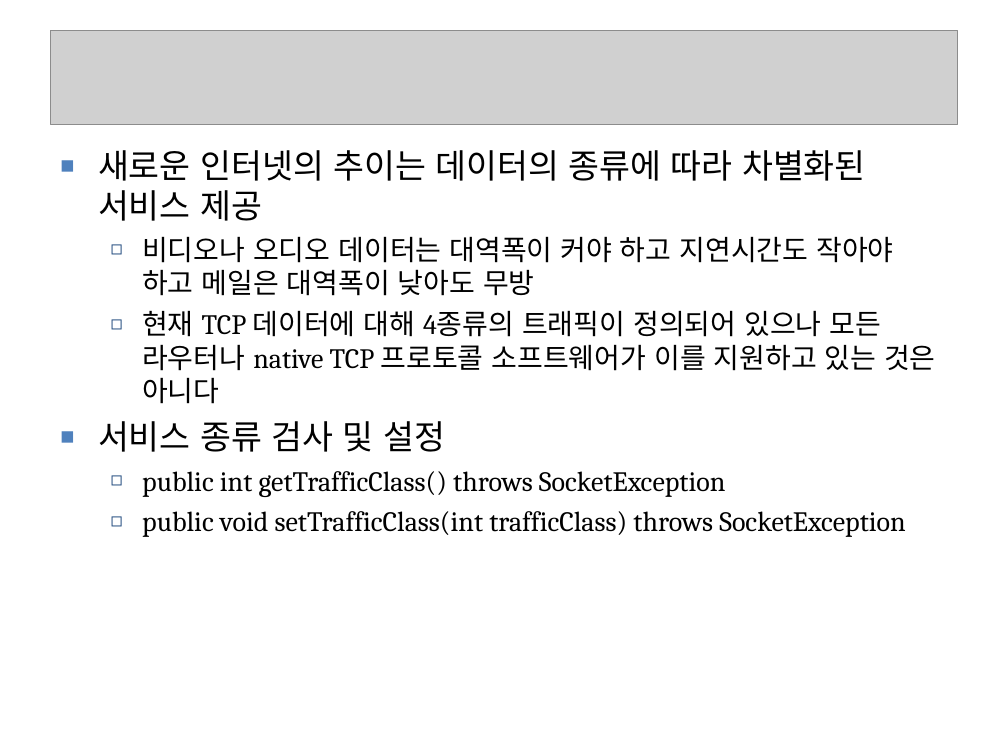
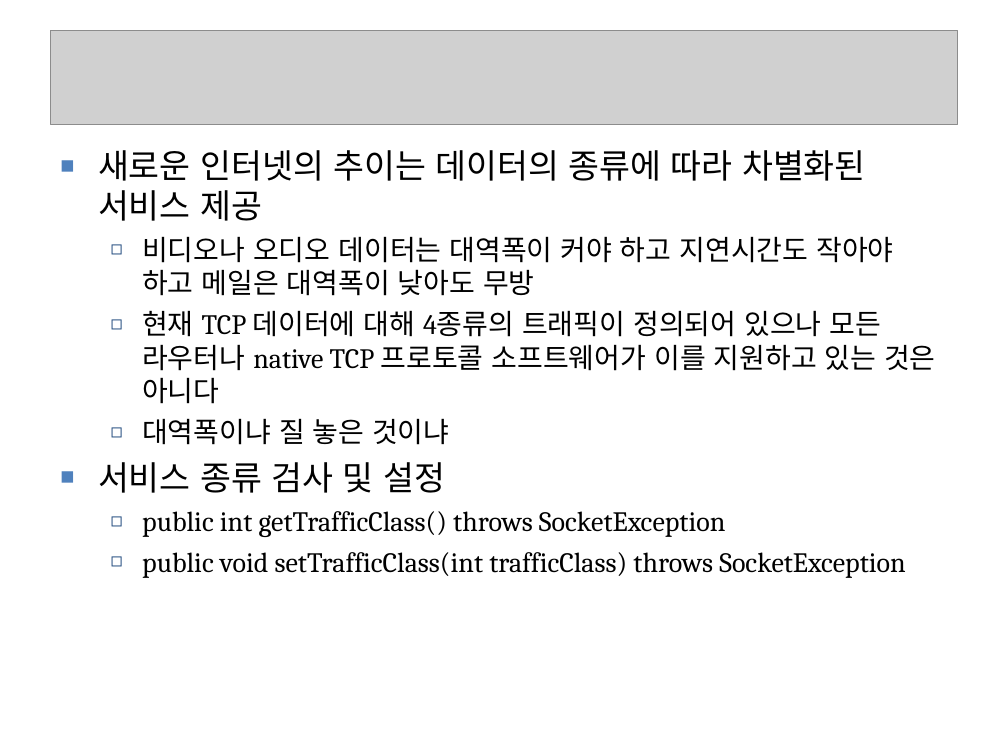
Before and after one commit to seleuchel/javaNetwork, a slide deck: slide 90 of ppt/167_chap08Socket.ppt (slide 89 before the commit). Drawn at 1008x756 pixels with LibreOffice and Linux fonts; fonts in the diff are those of the drawing; grey boxes stand for pictures; background and template pictures are left out. Boxes give left, top, right and bottom in pixels: in the first picture for what was removed or moved away, otherwise in the second. Text is boxed around its words. In the diff, an @@ line names an element or a change of style, - is before the commit and + after.

```diff
--- a/ppt/167_chap08Socket.ppt
+++ b/ppt/167_chap08Socket.ppt
@@ text at (142, 418, 449, 445): paragraph added @@
+  ◻ 대역폭이냐 질 놓은 것이냐
```
Also in this commit, not shown: 18 other slides changed, 1 slide added, 9 other files.
